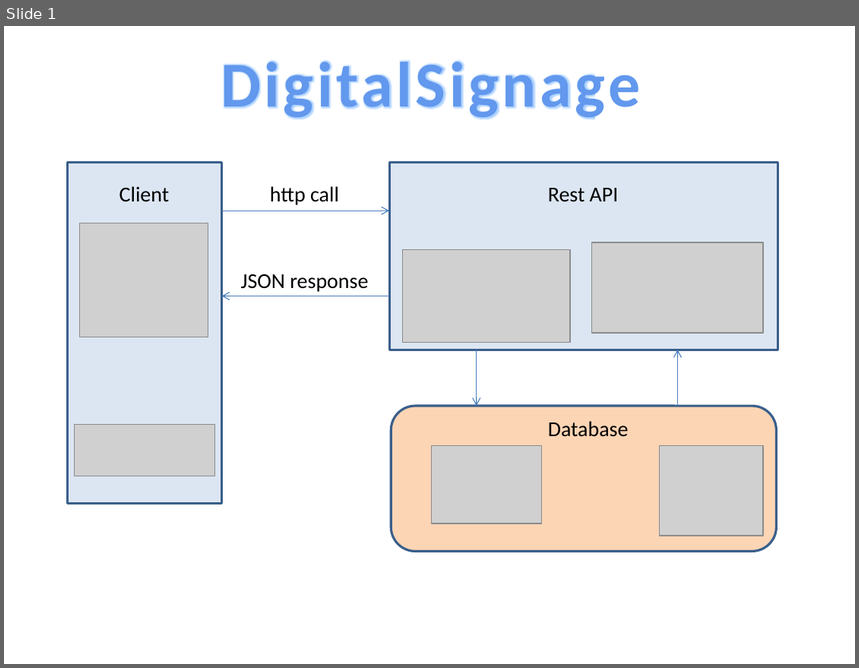
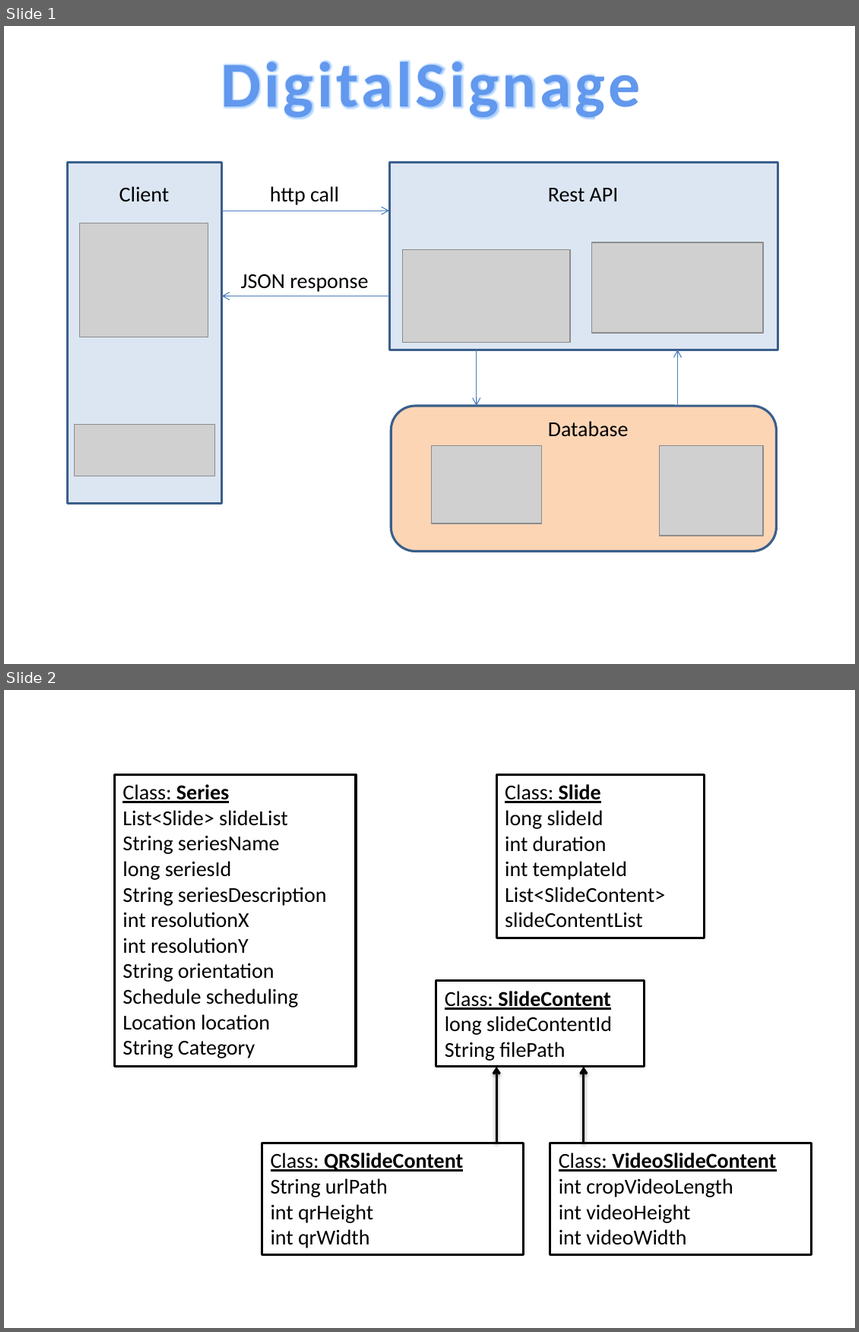
Before and after one commit to rekhil/DigitalSignage, a slide deck: makeathon_ppt.pptx. Shown one above the other, each under a label of ours: slide 1 before the commit, slides 1 and 2 after it. The pictures are 859x668 and 859x1332 pixels, drawn with LibreOffice and Linux fonts; fonts in the diff are those of the drawing; grey boxes stand for pictures. Boxes give left, top, right and bottom in pixels: in the first picture for what was removed or moved away, otherwise in the second. Text is boxed around its words. In the diff, an @@ line names an element or a change of style, - is before the commit and + after.

```diff
--- a/makeathon_ppt.pptx
+++ b/makeathon_ppt.pptx
@@ slide 2 added at [4,690,855,1328], background #FFFFFF @@
@@ rectangle added at [115,774,356,1066], fill #FFFFFF, outline #000000 2 pt, 18 pt, text #000000 @@
+Class: Series
+List<Slide> slideList
+String seriesName
+long seriesId
+String seriesDescription
+int resolutionX
+int resolutionY
+String orientation
+Schedule scheduling
+Location location
+String Category
@@ rectangle added at [496,774,705,938], fill #FFFFFF, outline #000000 2 pt, 18 pt, text #000000 @@
+Class: Slide
+long slideId
+int duration
+int templateId
+List<SlideContent> slideContentList
@@ rectangle added at [436,981,644,1067], fill #FFFFFF, outline #000000 2 pt, 18 pt, text #000000 @@
+Class: SlideContent
+long slideContentId
+String filePath
@@ arrow added from (496, 1143) to (496, 1067), #000000 2 pt @@
@@ arrow added from (584, 1143) to (584, 1067), #000000 2 pt @@
@@ rectangle added at [262,1143,523,1255], fill #FFFFFF, outline #000000 2 pt, 18 pt, text #000000 @@
+Class: QRSlideContent
+String urlPath
+int qrHeight
+int qrWidth
@@ rectangle added at [550,1143,812,1255], fill #FFFFFF, outline #000000 2 pt, 18 pt, text #000000 @@
+Class: VideoSlideContent
+int cropVideoLength
+int videoHeight
+int videoWidth
```
